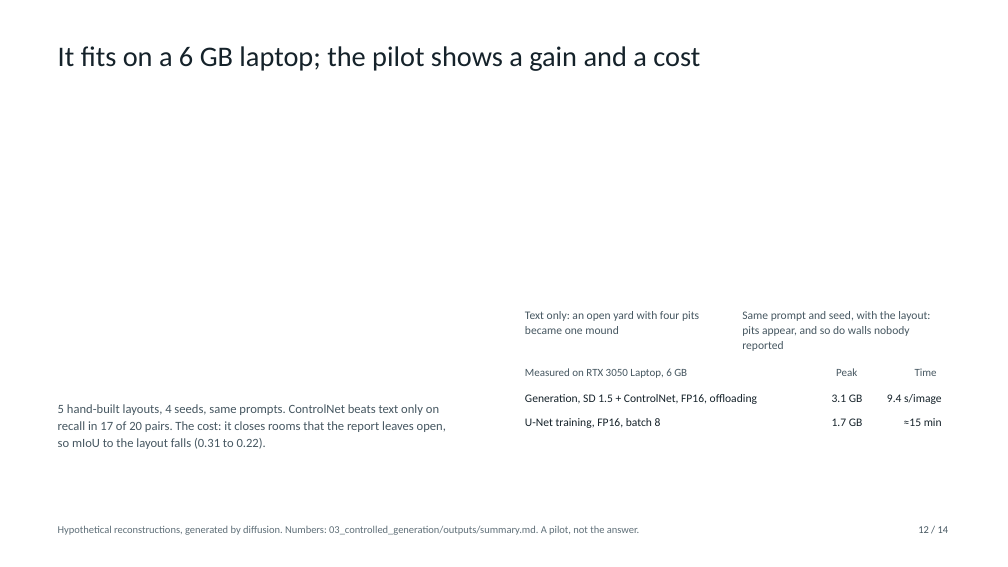
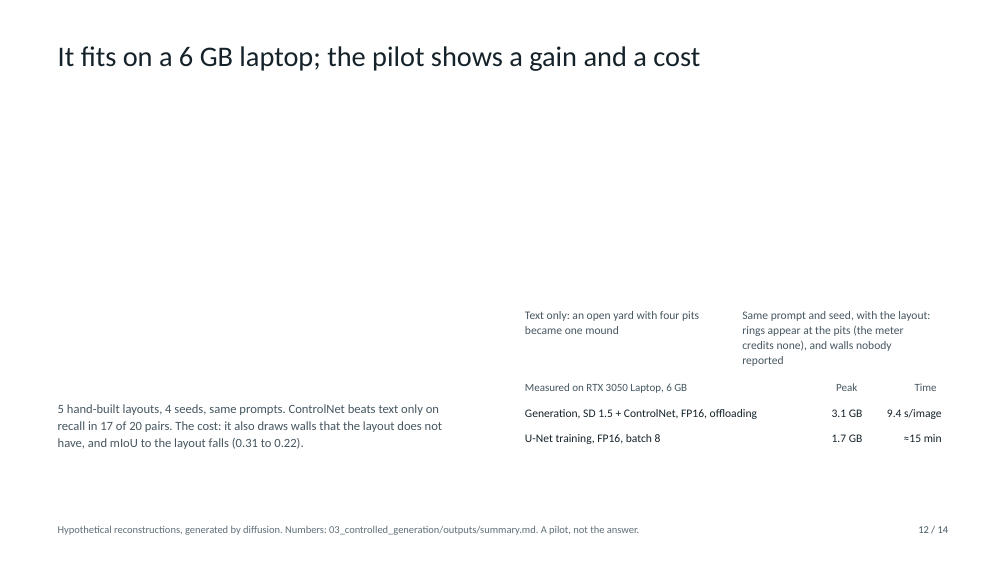
Before and after one commit to ssen2803/arch-to-image, a slide deck: slide 12 of slides/proposal.pptx. Drawn at 1008x567 pixels with LibreOffice and Linux fonts; fonts in the diff are those of the drawing; background and template pictures are left out. Boxes give left, top, right and bottom in pixels: in the first picture for what was removed or moved away, otherwise in the second. Text is boxed around its words. In the diff, an @@ line names an element or a change of style, - is before the commit and + after.

```diff
--- a/slides/proposal.pptx
+++ b/slides/proposal.pptx
@@ text at box(742, 311, 930, 366): text changed @@
-Same prompt and seed, with the layout:
-pits appear, and so do walls nobody
-reported
+Same prompt and seed, with the layout:
+rings appear at the pits (the meter
+credits none), and walls nobody
+reported
@@ text at box(58, 404, 442, 449): text changed @@
-5 hand-built layouts, 4 seeds, same prompts. ControlNet beats text only on
-recall in 17 of 20 pairs. The cost: it closes rooms that the report leaves open,
-so mIoU to the layout falls (0.31 to 0.22).
+5 hand-built layouts, 4 seeds, same prompts. ControlNet beats text only on
+recall in 17 of 20 pairs. The cost: it also draws walls that the layout does not
+have, and mIoU to the layout falls (0.31 to 0.22).
@@ 9 texts: place and size @@
-9 texts at box(525, 368, 942, 428)
+9 texts at box(525, 383, 942, 444)
```
Also in this commit, not shown: 1 other slide changed, 25 other files.
